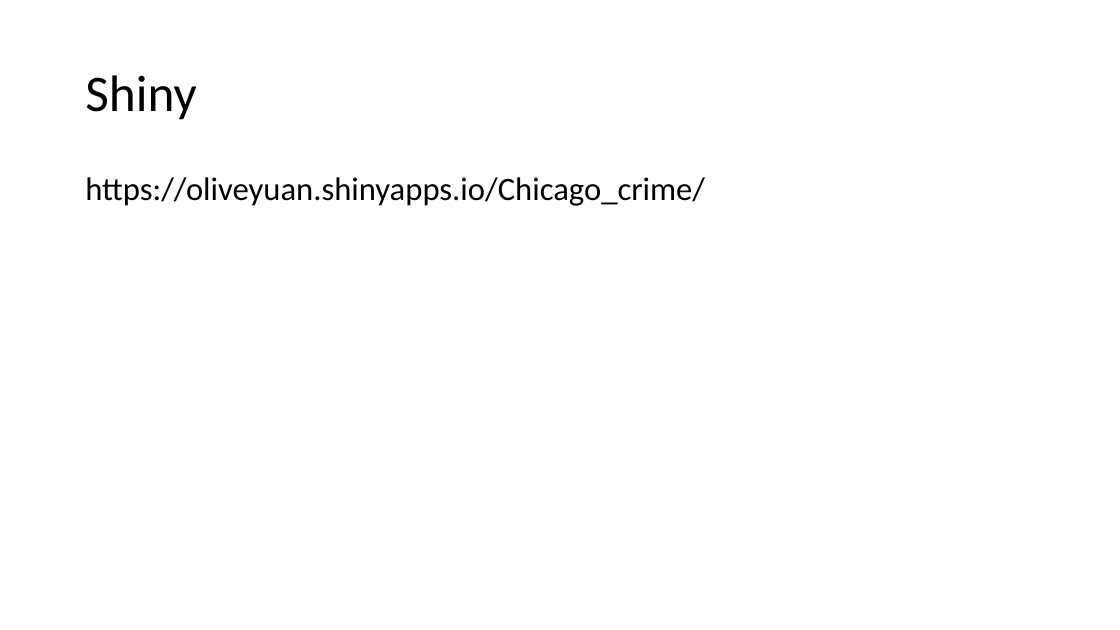
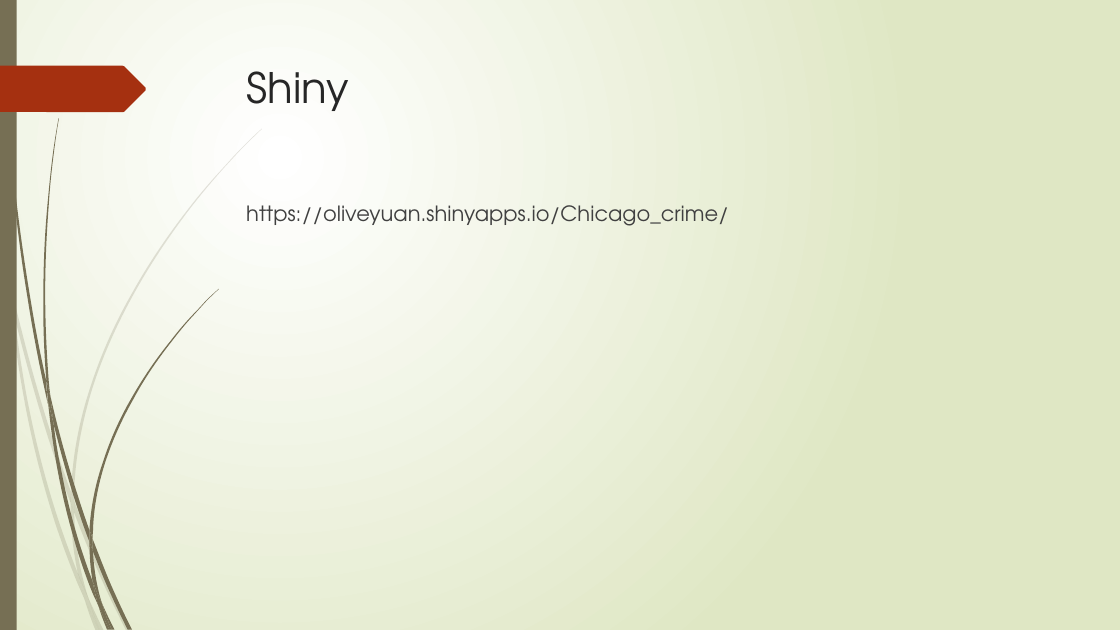
Before and after one commit to oliveyuan/NTU_R_Course_2018, a slide deck: slide 5 of week_6,7,8/Chicago crime data/芝加哥犯罪分析報告.pptx. Drawn at 1120x630 pixels with LibreOffice and Linux fonts; fonts in the diff are those of the drawing. Boxes give left, top, right and bottom in pixels: in the first picture for what was removed or moved away, otherwise in the second. Text is boxed around its words. In the diff, an @@ line names an element or a change of style, - is before the commit and + after.

```diff
--- a/week_6,7,8/Chicago crime data/芝加哥犯罪分析報告.pptx
+++ b/week_6,7,8/Chicago crime data/芝加哥犯罪分析報告.pptx
@@ background #FFFFFF to gradient #FFFFFF to #DFE8C4 @@
@@ rectangle added at <box>0,0,17,630</box>, fill #766F54 @@
@@ title "Shiny": place and size @@
-title "Shiny" at <box>85,75,197,120</box>
+title "Shiny" at <box>247,71,349,111</box>
@@ title "Shiny" at <box>247,71,349,111</box>: size 44 to 36 pt, font Calibri to TeX Gyre Adventor, text colour #000000 to #262626; line spacing 0.9 to 1; vertical alignment middle to top @@
@@ freeform shape added at <box>0,66,146,112</box>, fill #A53010 @@
@@ text "https://oliveyuan.shinyapps.io/Chicago_crime/": place and size @@
-text "https://oliveyuan.shinyapps.io/Chicago_crime/" at <box>85,177,705,206</box>
+text "https://oliveyuan.shinyapps.io/Chicago_crime/" at <box>246,205,729,226</box>
@@ text "https://oliveyuan.shinyapps.io/Chicago_crime/" at <box>246,205,729,226</box>: size 28 to 18 pt, font Calibri to TeX Gyre Adventor, text colour #000000 to #404040; line spacing 0.9 to 1 @@
@@ group added at <box>0,129,262,630</box>: 10 freeform shapes @@
@@ group added at <box>3,0,218,630</box>: 12 freeform shapes @@
```
Also in this commit, not shown: 13 other slides changed.
